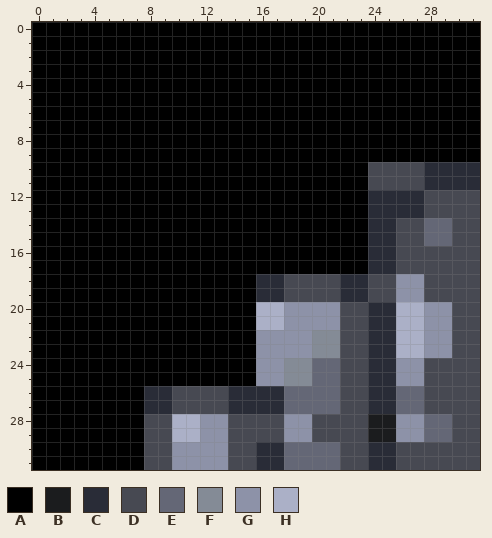
Two states of a pixel-art sprite, Game/Assets/Textures/Numbers/54.png. Above is the file before it was changed.
The file is 32x32 pixels.
Palette (. is transparent): A #000000  B #1b1c1e  C #292c37  D #474952  E #646776  F #848b96  G #8d92a8  H #abb0c7
Now the later version:
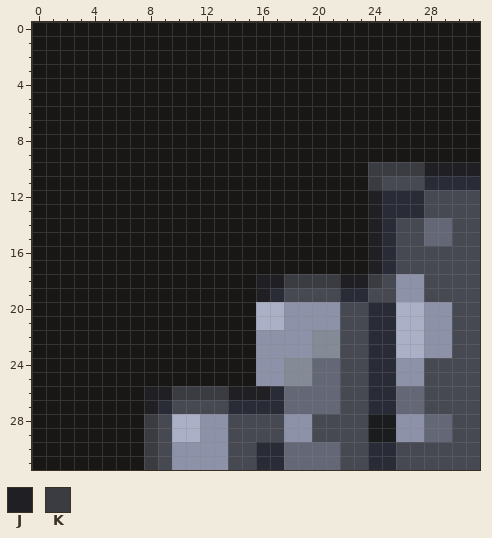
Colours new in this view: J #202024  K #3b3c42
The edit:
{"colour":"A","old":"#000000","new":"#191716"}
{"y":10,"x":24,"old":"DDDDCCCC","new":"KKKKJJJJ"}
{"y":11,"x":24,"old":"D","new":"K"}
{"y":12,"x":24,"old":"C","new":"J"}
{"y":13,"x":24,"old":"C","new":"J"}
{"y":14,"x":24,"old":"C","new":"J"}
{"y":15,"x":24,"old":"C","new":"J"}
{"y":16,"x":24,"old":"C","new":"J"}
{"y":17,"x":24,"old":"C","new":"J"}
{"y":18,"x":16,"old":"CCDDDDCCD","new":"JJKKKKJJK"}
{"y":19,"x":16,"old":"C","new":"J"}
{"y":26,"x":8,"old":"CCDDDDCCC","new":"JJKKKKJJJ"}
{"y":27,"x":8,"old":"C","new":"J"}
{"y":28,"x":8,"old":"D","new":"K"}
{"y":29,"x":8,"old":"D","new":"K"}
{"y":30,"x":8,"old":"D","new":"K"}
{"y":31,"x":8,"old":"D","new":"K"}
{"label":"changed","picture_box":[32,22,480,470]}
